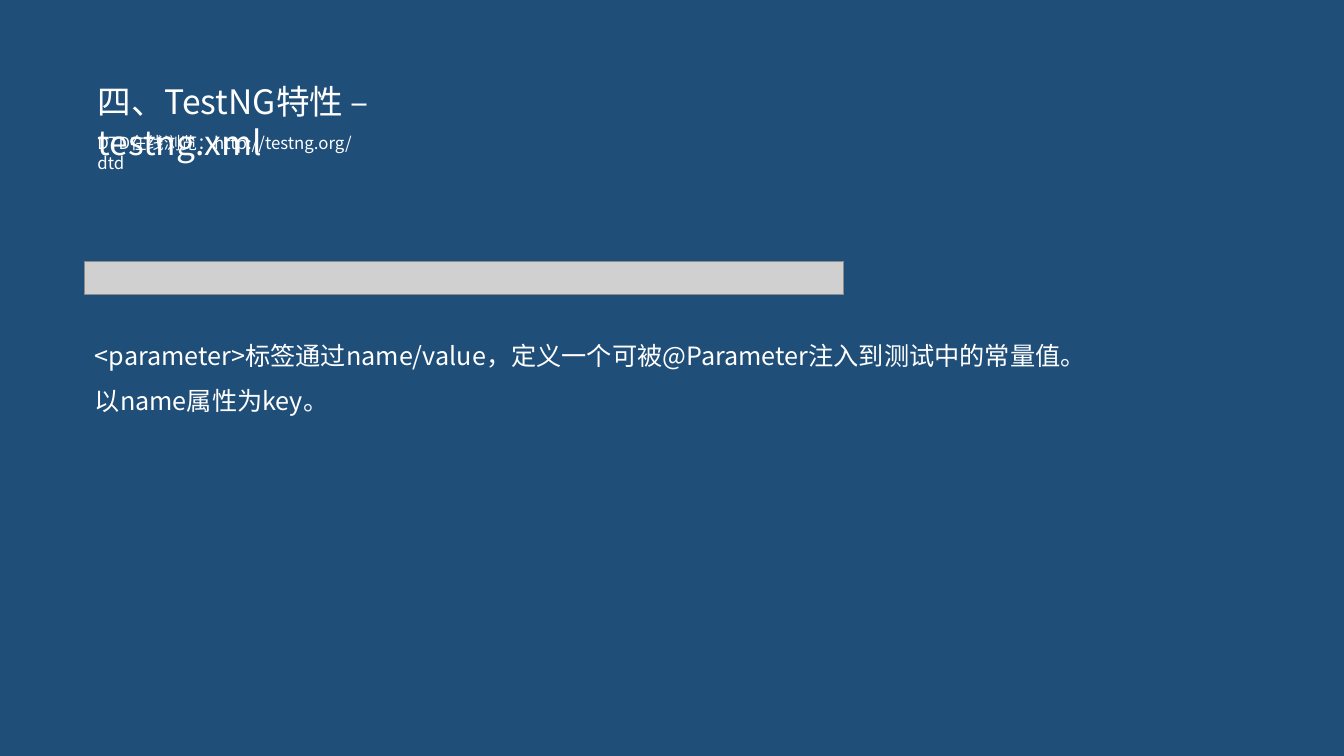
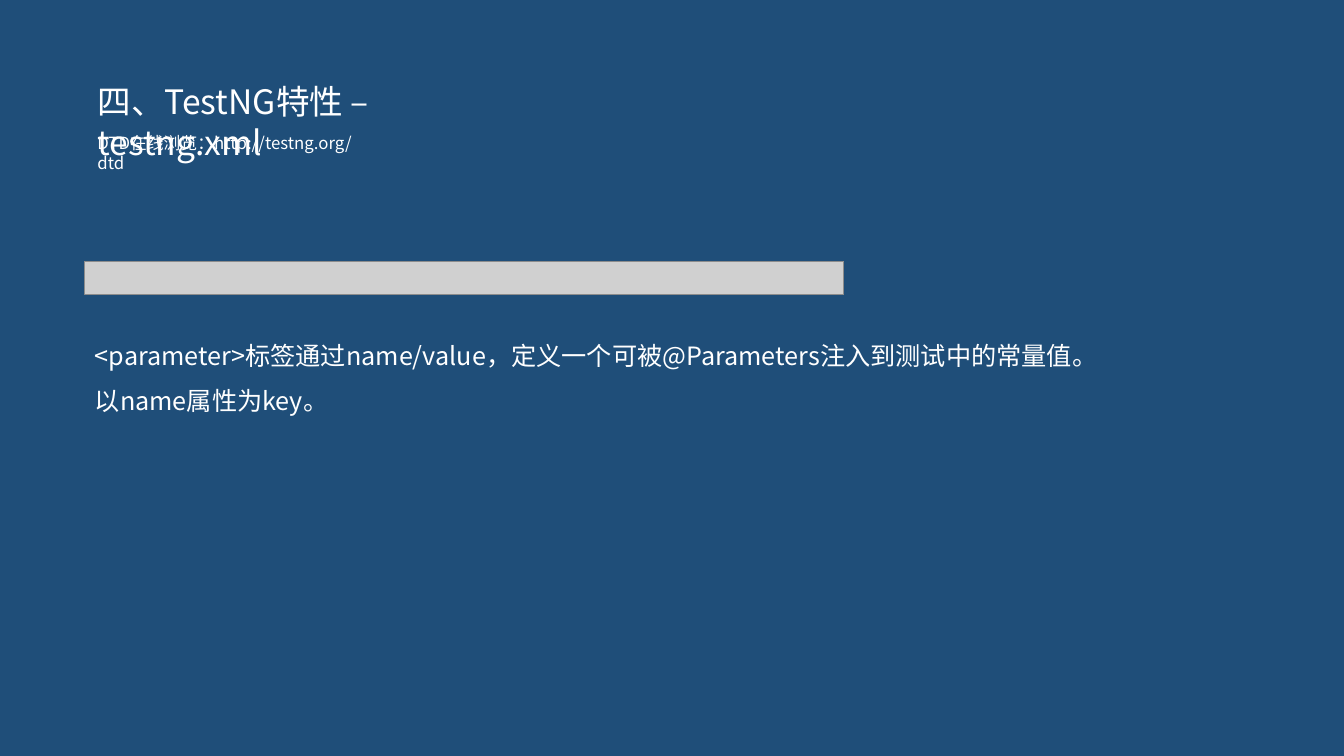
Before and after one commit to pertrichor/hello-testng, a slide deck: slide 15 of demo-server/doc/testNG介绍.pptx (slide 18 before the commit). Drawn at 1344x756 pixels with LibreOffice and Linux fonts; fonts in the diff are those of the drawing; grey boxes stand for pictures. Boxes give left, top, right and bottom in pixels: in the first picture for what was removed or moved away, otherwise in the second. Text is boxed around its words. In the diff, an @@ line names an element or a change of style, - is before the commit and + after.

```diff
--- a/demo-server/doc/testNG介绍.pptx
+++ b/demo-server/doc/testNG介绍.pptx
@@ text at [95,343,1097,371]: text changed @@
-<parameter>标签通过name/value，定义一个可被@Parameter注入到测试中的常量值。
+<parameter>标签通过name/value，定义一个可被@Parameters注入到测试中的常量值。
```
Also in this commit, not shown: 8 other slides changed, 40 slides added, 28 other files.
